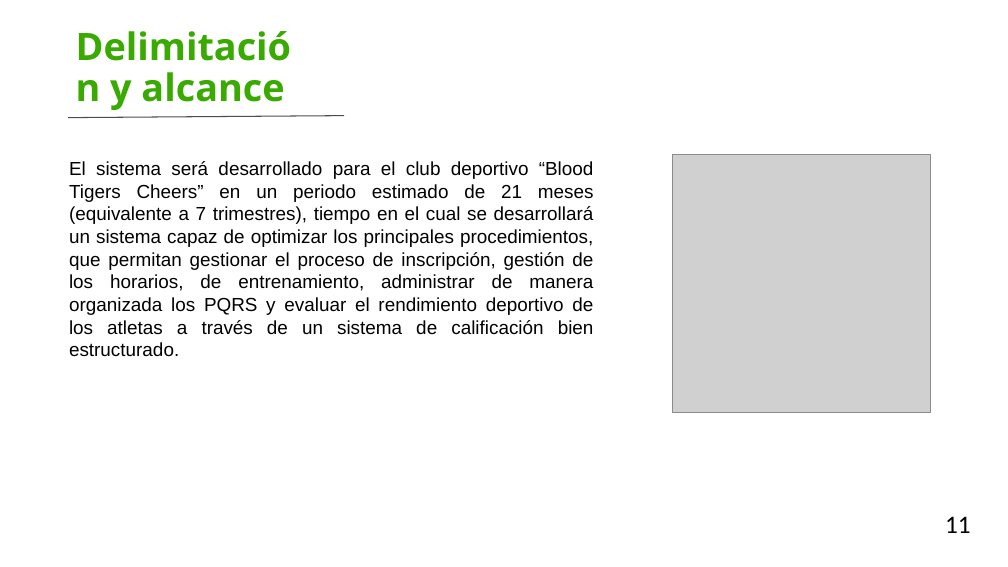
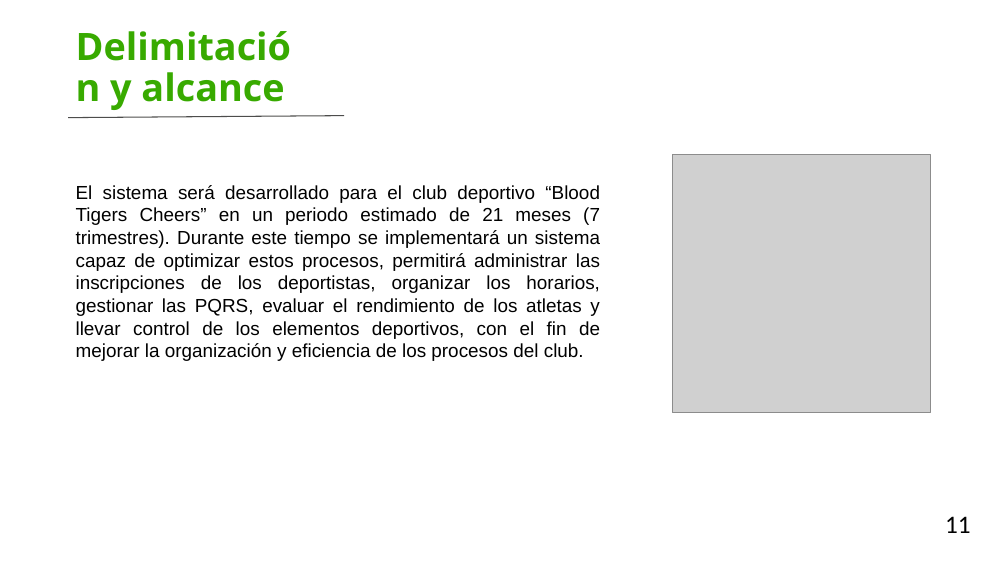
Before and after one commit to DONLEO21/Pruebas, a slide deck: slide 11 of Documentación/Presentacion_SENA_CheerClick_I.pptx. Drawn at 1008x567 pixels with LibreOffice and Linux fonts; fonts in the diff are those of the drawing; grey boxes stand for pictures; background and template pictures are left out. Boxes give left, top, right and bottom in pixels: in the first picture for what was removed or moved away, otherwise in the second. Text is boxed around its words. In the diff, an @@ line names an element or a change of style, - is before the commit and + after.

Commit message:
Tercera Versión Presentación CheerClick I

```diff
--- a/Documentación/Presentacion_SENA_CheerClick_I.pptx
+++ b/Documentación/Presentacion_SENA_CheerClick_I.pptx
@@ text at <box>76,185,600,361</box>: text changed @@
-El sistema será desarrollado para el club deportivo “Blood Tigers Cheers” en un periodo estimado de 21 meses (equivalente a 7 trimestres), tiempo en el cual se desarrollará un sistema capaz de optimizar los principales procedimientos, que permitan gestionar el proceso de inscripción, gestión de los horarios, de entrenamiento, administrar de manera organizada los PQRS y evaluar el rendimiento deportivo de los atletas a través de un sistema de calificación bien estructurado.
+El sistema será desarrollado para el club deportivo “Blood Tigers Cheers” en un periodo estimado de 21 meses (7 trimestres). Durante este tiempo se implementará un sistema capaz de optimizar estos procesos, permitirá administrar las inscripciones de los deportistas, organizar los horarios, gestionar las PQRS, evaluar el rendimiento de los atletas y llevar control de los elementos deportivos, con el fin de mejorar la organización y eficiencia de los procesos del club.
```
Also in this commit, not shown: 9 other slides changed, 1 slide added.
